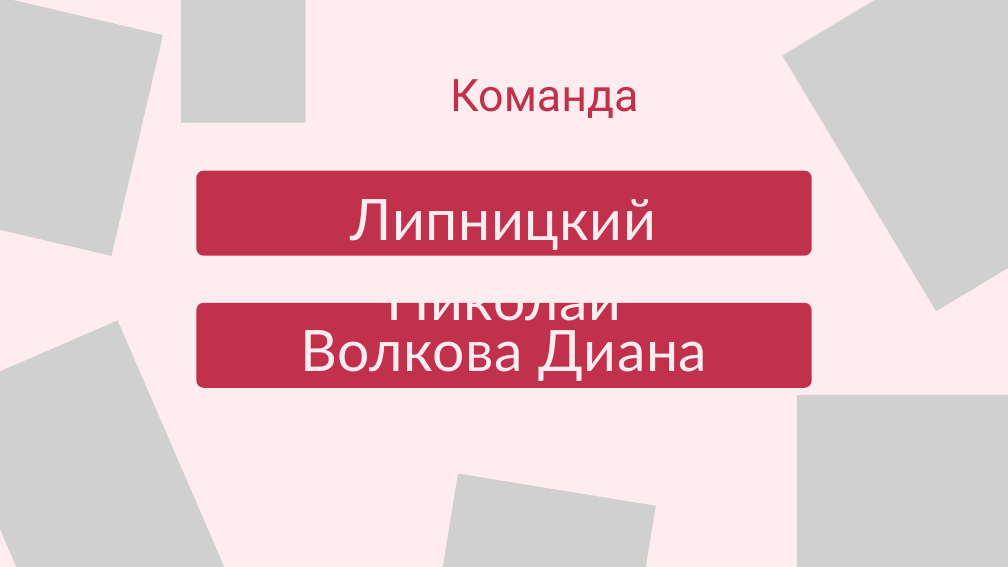
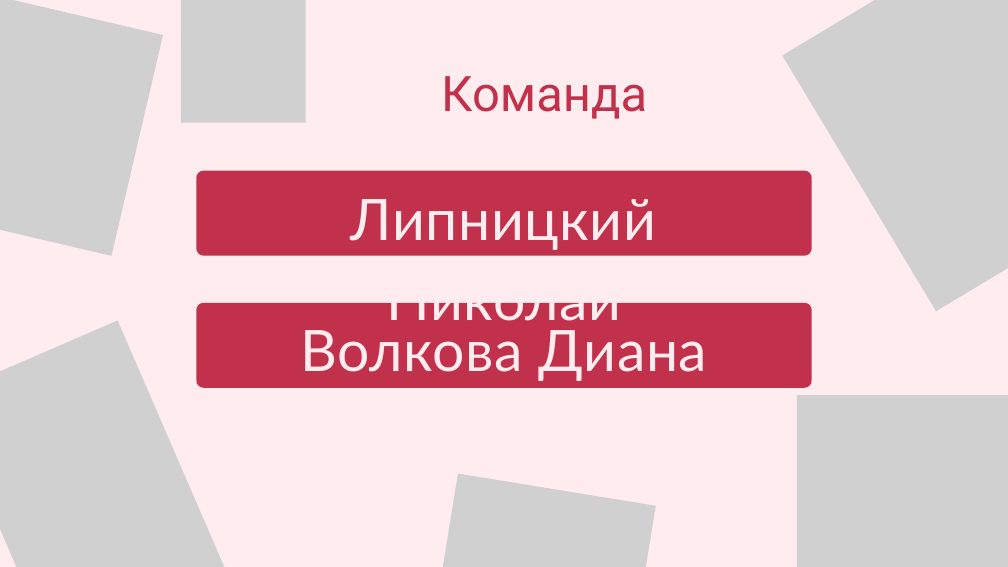
Before and after one commit to itsleko04/Upswing-Jumpin, a slide deck: slide 2 of Upswing Jumpin’.pptx. Drawn at 1008x567 pixels with LibreOffice and Linux fonts; fonts in the diff are those of the drawing; grey boxes stand for pictures. Boxes give left, top, right and bottom in pixels: in the first picture for what was removed or moved away, otherwise in the second. Text is boxed around its words. In the diff, an @@ line names an element or a change of style, - is before the commit and + after.

```diff
--- a/Upswing Jumpin’.pptx
+++ b/Upswing Jumpin’.pptx
@@ text "Команда" at [441,76,647,119]: size 64 to 70 pt @@
```
Also in this commit, not shown: 1 other slide changed, 2 other files.
